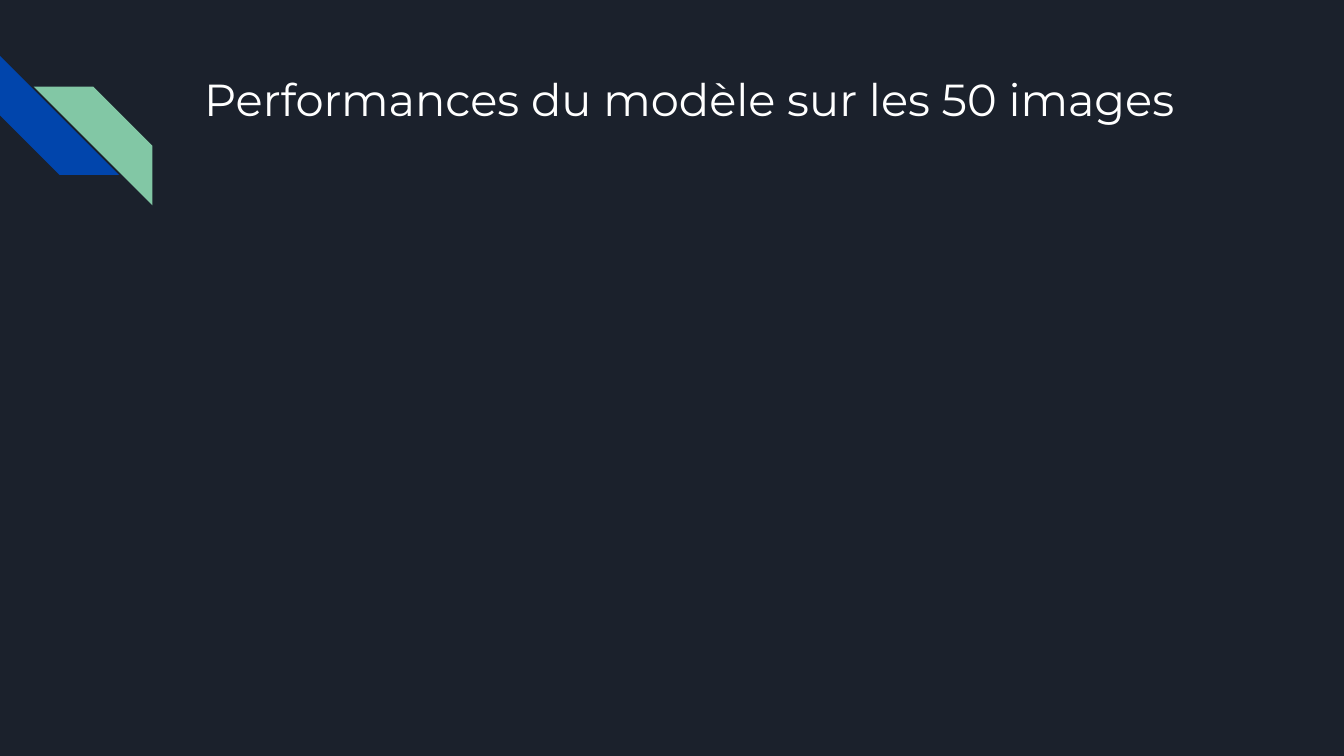
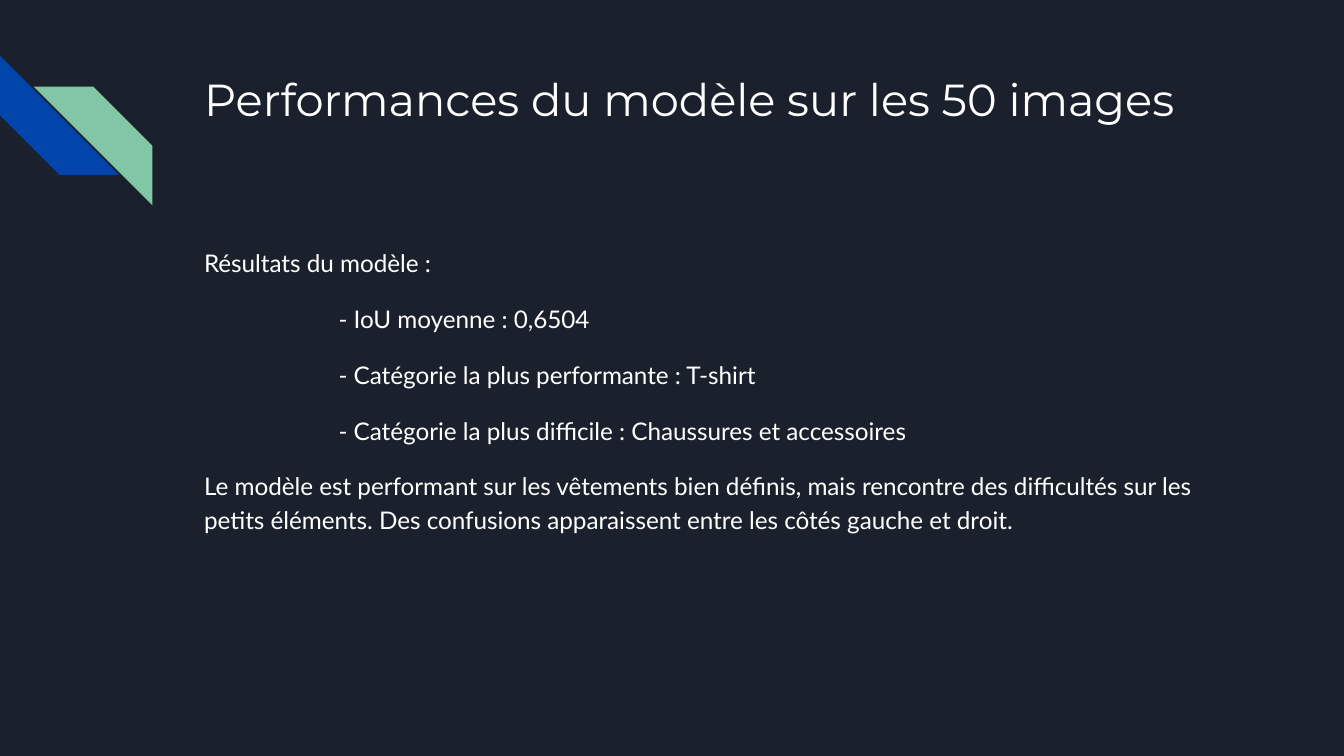
Before and after one commit to Christophe-Ringot/OC_02_ModeTrends, a slide deck: slide 5 of assets/Support+de+présentation+ModeTrends.pptx (slide 4 before the commit). Drawn at 1344x756 pixels with LibreOffice and Linux fonts; fonts in the diff are those of the drawing. Boxes give left, top, right and bottom in pixels: in the first picture for what was removed or moved away, otherwise in the second. Text is boxed around its words. In the diff, an @@ line names an element or a change of style, - is before the commit and + after.

```diff
--- a/assets/Support+de+présentation+ModeTrends.pptx
+++ b/assets/Support+de+présentation+ModeTrends.pptx
@@ text added at box(204, 254, 1191, 534), 13 pt, text #FFFFFF @@
+Résultats du modèle :
+- IoU moyenne : 0,6504
+- Catégorie la plus performante : T-shirt
+- Catégorie la plus difficile : Chaussures et accessoires
+Le modèle est performant sur les vêtements bien définis, mais rencontre des difficultés sur les petits éléments. Des confusions apparaissent entre les côtés gauche et droit.
```
Also in this commit, not shown: 6 other slides changed, 2 slides added, 4 other files.
